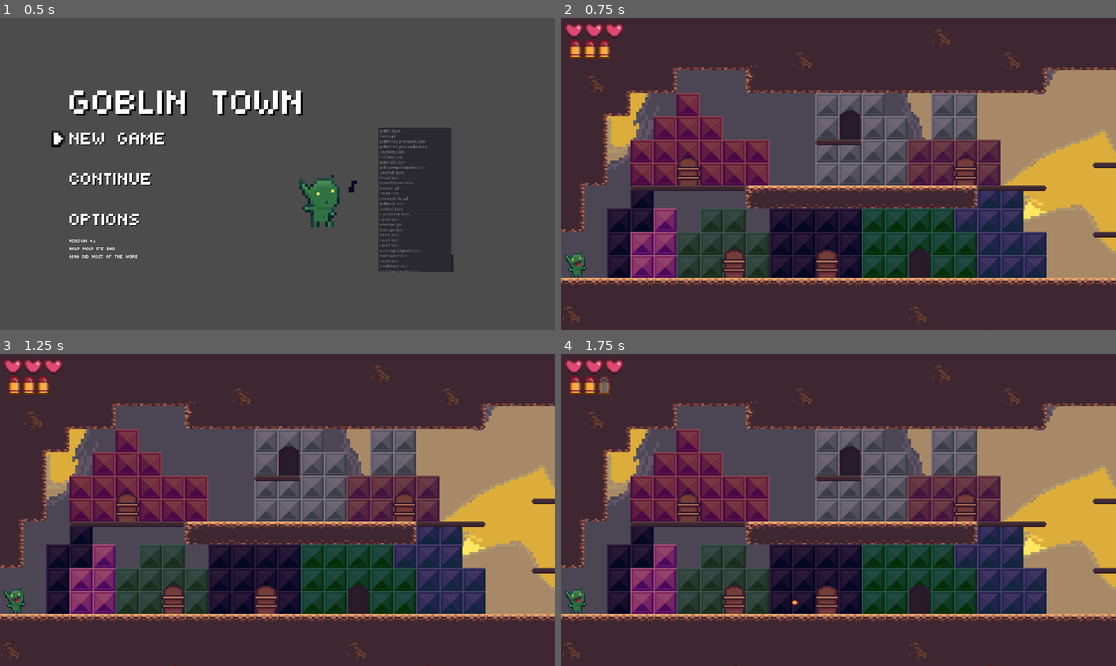
Above: before the commit, frames 1-4 (two rows, left to right).
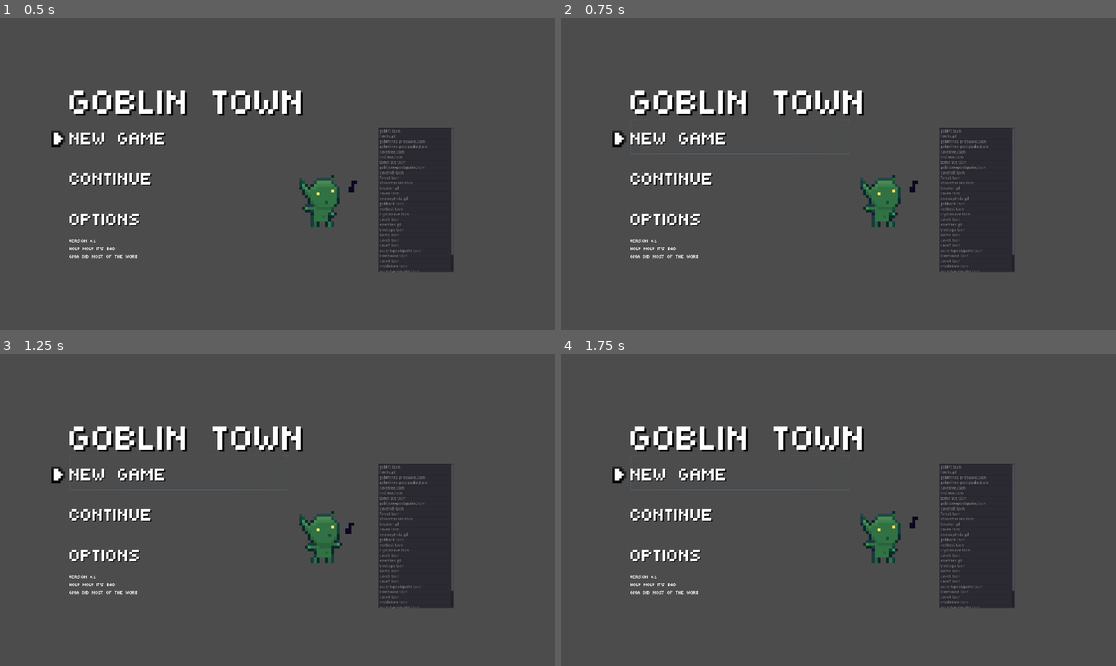
Above: after the commit, the same moments.

Repository: htimsekim/gobbo
Game: Godot game, scene res://src/UI/titleMenu.tscn
The game is run twice, just before and just after one commit, with the same random seed, the same clock (stepped at 60 frames per second) and the same inputs.
Inputs (mouse positions are in pixels of both pictures, inside the frame that each line leads up to):
- Up to frame 1 (0.5 s): no input
- Up to frame 2 (0.75 s): click "new game" at 0.5 s
- Up to frame 3 (1.25 s): no input
- Up to frame 4 (1.75 s): click (738, 472) at 1.25 s, where only the run after the commit has a clickable "new game"

Frame 1 is identical in both runs. In frame 2, 86% of the frame differs, in the area x 0-100%, y 0-100%; in frame 3, 86%; in frame 4, 86%.
Error before the commit: Invalid get index '0' (on base: 'Array'). (res://src/UI/titleMenu.gd:42)
Error after the commit: Invalid get index '0' (on base: 'Array'). (res://src/UI/titleMenu.gd:48)

Commit message:
new game

Diff:
--- a/src/UI/newGameButton.gd
+++ /dev/null
@@ -1,5 +0,0 @@
-extends Button
-
-func _on_newGameButton_toggled(_button_pressed):
-	Global.load_player()
-	Global.goto_scene("res://src/levels/gobtown-prequake.tscn","level/spawns/spawn1")
--- a/src/UI/newGameButton.tscn
+++ b/src/UI/newGameButton.tscn
@@ -1,10 +1,8 @@
-[gd_scene load_steps=3 format=2]
+[gd_scene load_steps=2 format=2]
 
 [ext_resource path="res://src/UI/button.tscn" type="PackedScene" id=1]
-[ext_resource path="res://src/UI/newGameButton.gd" type="Script" id=2]
 
 [node name="newGameButton" instance=ExtResource( 1 )]
-script = ExtResource( 2 )
 
 [node name="Label" parent="." index="0"]
 text = "new game"
--- a/src/UI/titleMenu.gd
+++ b/src/UI/titleMenu.gd
@@ -38,6 +38,12 @@
 			conChoice = "newgame"
 			return
 
+	if Input.is_action_just_pressed("jump"):
+		if conChoice == "newgame":
+			Global.load_player()
+			Global.goto_scene("res://src/levels/gobtown-prequake.tscn","level/spawns/spawn1")
+		queue_free()
+
 func full_screen():
 	if IP.get_local_addresses()[0]=="192.168.37.34":
 		OS.set_current_screen(2)
--- a/src/UI/titleMenu.tscn
+++ b/src/UI/titleMenu.tscn
@@ -118,6 +118,7 @@
 margin_right = 758.0
 margin_bottom = 120.0
 toggle_mode = true
+script = null
 
 [node name="continueButton" parent="menu/centerRow/buttons" instance=ExtResource( 3 )]
 margin_top = 140.0
@@ -190,6 +191,5 @@
 
 [node name="AnimationPlayer" type="AnimationPlayer" parent="Sprite"]
 anims/right = SubResource( 5 )
-[connection signal="toggled" from="menu/centerRow/buttons/newGameButton" to="menu/centerRow/buttons/newGameButton" method="_on_newGameButton_toggled"]
 [connection signal="toggled" from="menu/centerRow/buttons/continueButton" to="menu/centerRow/buttons/continueButton" method="_on_continueButton_toggled"]
 [connection signal="item_activated" from="ScrollContainer/ItemList" to="." method="_on_ItemList_item_activated"]
